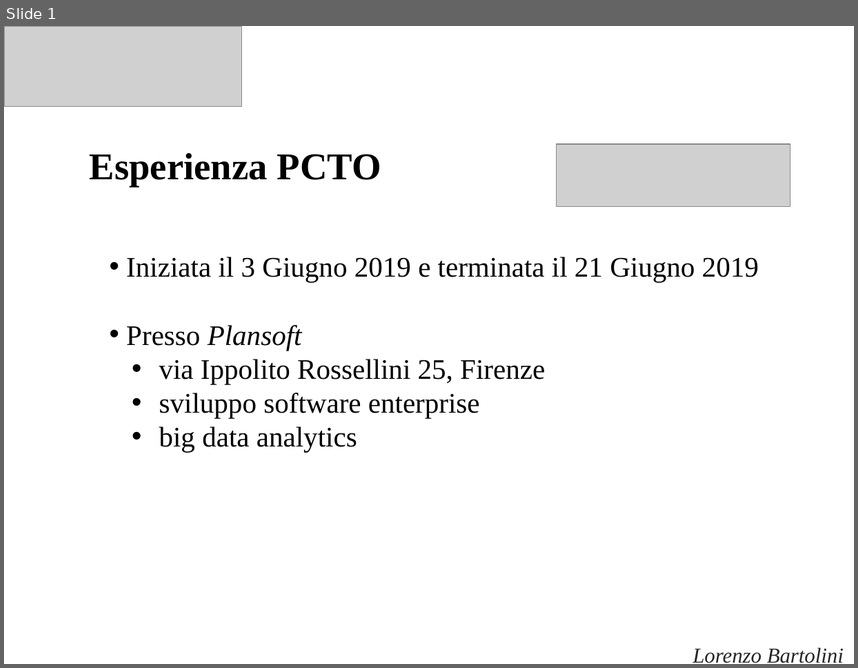
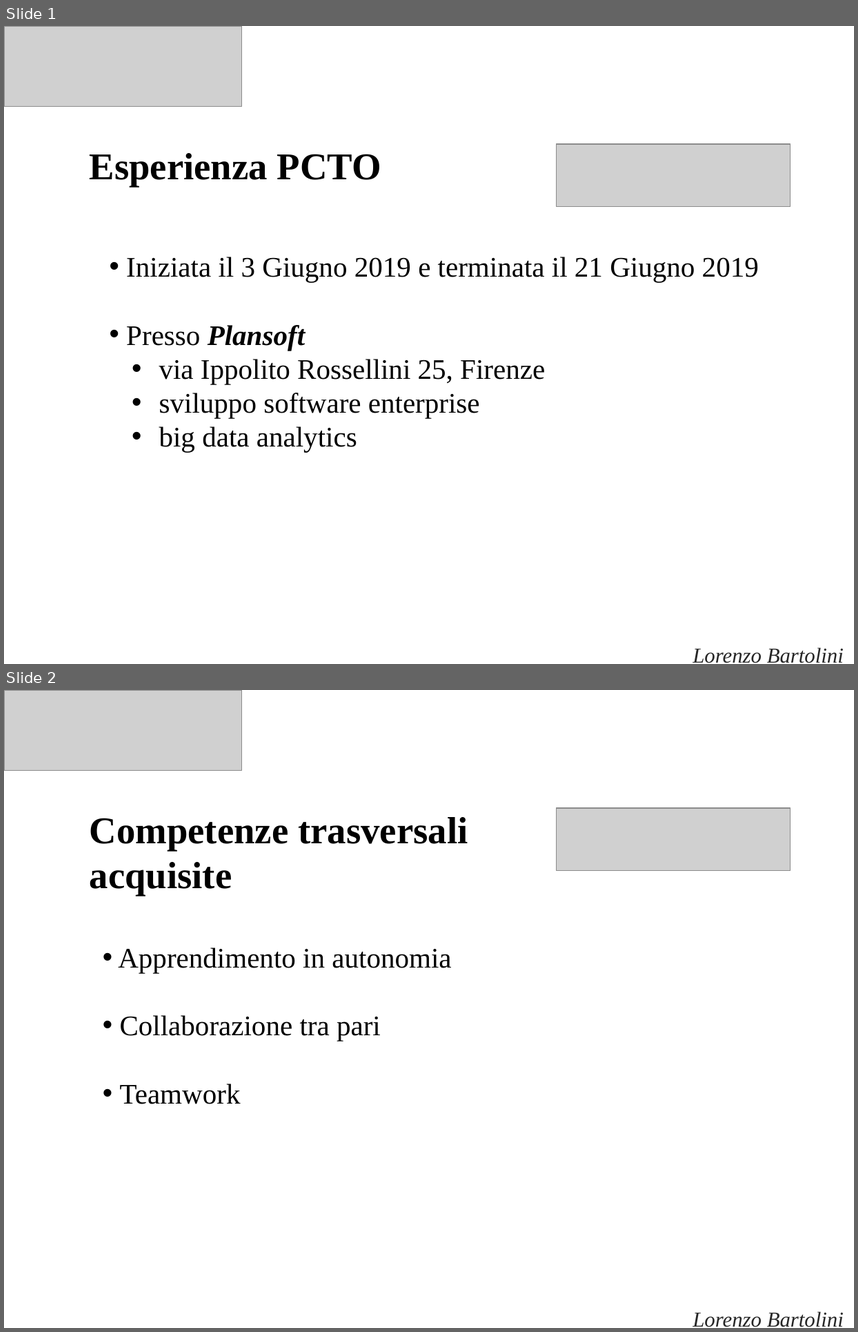
Before and after one commit to LBartolini/Maturita2021, a slide deck: presentazioni/pcto/presentazione_pcto.pptx. Shown one above the other, each under a label of ours: slide 1 before the commit, slides 1 and 2 after it. The pictures are 858x668 and 858x1332 pixels, drawn with LibreOffice and Linux fonts; fonts in the diff are those of the drawing; grey boxes stand for pictures. Boxes give left, top, right and bottom in pixels: in the first picture for what was removed or moved away, otherwise in the second. Text is boxed around its words. In the diff, an @@ line names an element or a change of style, - is before the commit and + after.

```diff
--- a/presentazioni/pcto/presentazione_pcto.pptx
+++ b/presentazioni/pcto/presentazione_pcto.pptx
@@ slide 2 added at [4,690,854,1328], background #FFFFFF @@
@@ picture added at [4,690,242,770] @@
@@ picture added at [557,808,791,870] @@
@@ text added at [90,817,468,896], 32 pt, text #000000, bold @@
+Competenze trasversali acquisite
@@ text added at [118,947,451,1104], 24 pt, text #000000 @@
+• Apprendimento in autonomia
+• Collaborazione tra pari
+• Teamwork
@@ text added at [693,1311,844,1327], 18 pt, text #262626, italic @@
+Lorenzo Bartolini
@@ slide 1 changed as well @@
@@ text at [126,325,305,350]: bold on in "Plansoft" @@
```
Also in this commit, not shown: 1 other slide added, 4 other files.
